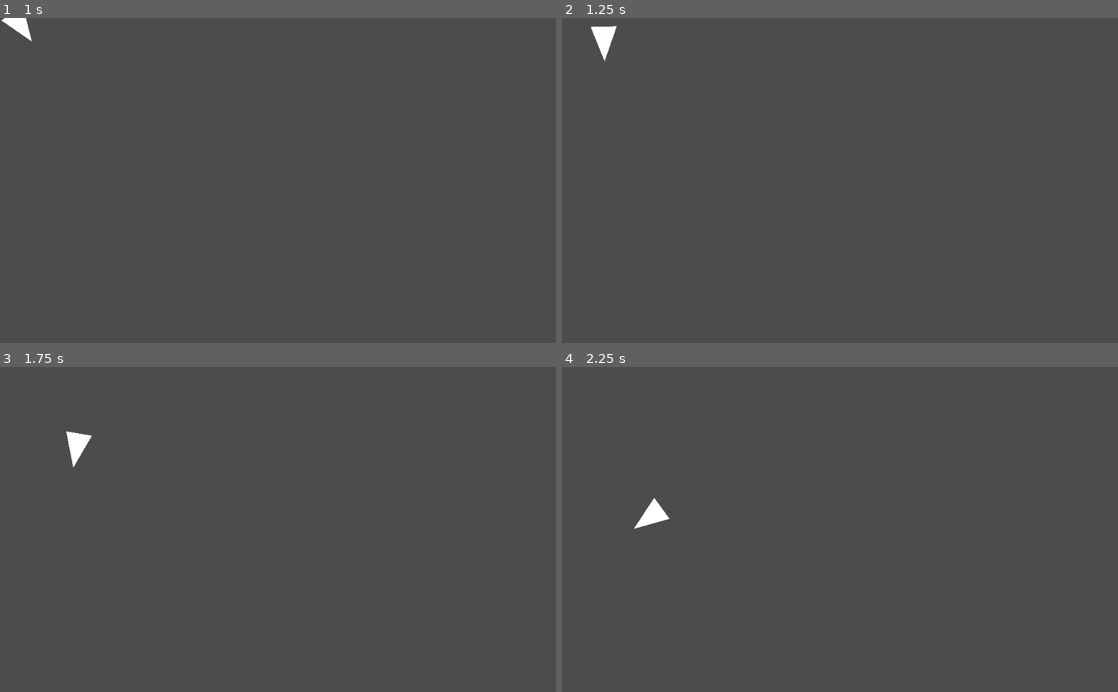
Above: before the commit, frames 1-4 (two rows, left to right).
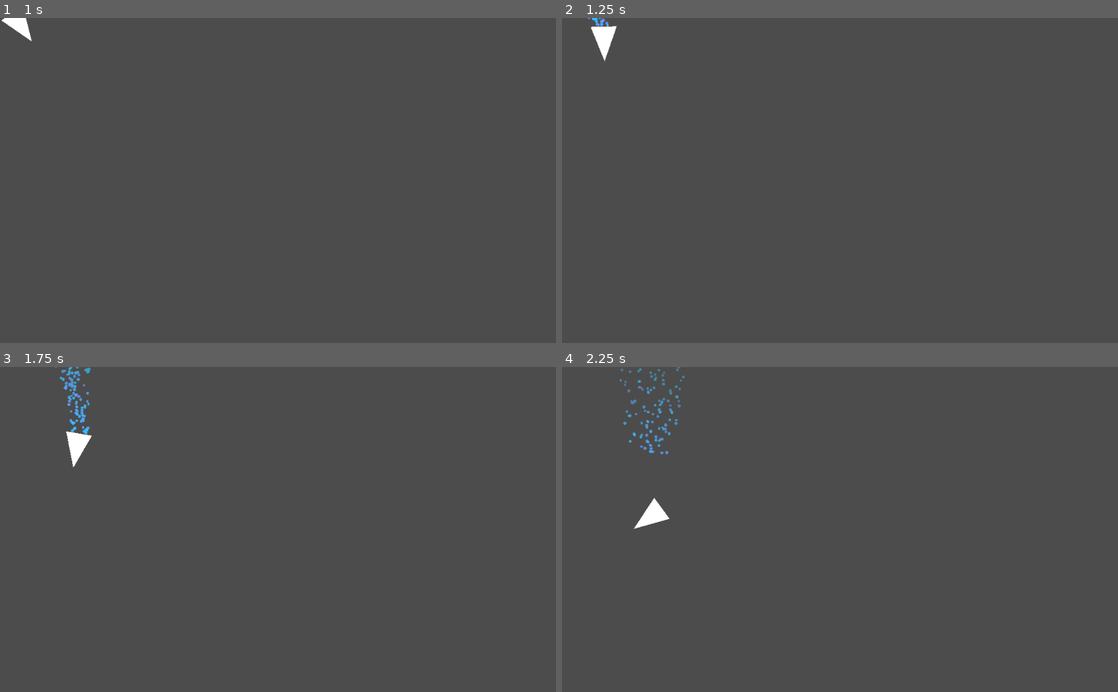
Above: after the commit, the same moments.

Repository: Insta-x/boost-racer
Game: Godot game, scene res://Src/Racer/PlayerRacer.tscn
The game is run twice, just before and just after one commit, with the same random seed, the same clock (stepped at 60 frames per second) and the same inputs. The project has no main scene, so this scene is started directly.
Inputs:
- Up to frame 1 (1 s): tap Enter at 0.5 s; hold D (turn_right) from 0.53 s (still down); hold Space (boost) from 0.53 s (still down)
- Up to frame 2 (1.25 s): keep holding D (turn_right); keep holding Space (boost)
- Up to frame 3 (1.75 s): release D (turn_right) at 1.28 s; release Space (boost) at 1.28 s; hold S (brake) from 1.28 s (still down); tap Space (boost) at 1.35 s
- Up to frame 4 (2.25 s): release S (brake) at 2.03 s; hold D (turn_right) from 2.03 s (still down); hold Space (boost) from 2.03 s (still down)

Frame 1 is identical in both runs. In frame 2, less than 0.1% of the frame differs, in the area x 4-9%, y 0-3%; in frame 3, 0.3%; in frame 4, 0.4%, in the area x 10-23%, y 0-27%.

Commit message:
boosting particles

Diff:
--- a/Src/Racer/Racer.gd
+++ b/Src/Racer/Racer.gd
@@ -4,11 +4,12 @@
 
 
 onready var thrusting_particles := $ThrustingParticles
+onready var boosting_particles := $BoostingParticles
 
 var thrusting := false setget set_thrusting
 var turning := 0
 var braking := false
-var boosting := false
+var boosting := false setget set_boosting
 
 var thrust_force := 200.0
 var turn_speed := PI * 3 / 2
@@ -40,11 +41,15 @@
 
 
 func boost() -> void:
-	boosting = true
+	self.boosting = true
 	yield(get_tree().create_timer(1.5), "timeout")
-	boosting = false
+	self.boosting = false
 
 
 func set_thrusting(value: bool) -> void:
 	thrusting = value
 	thrusting_particles.emitting = thrusting
+
+func set_boosting(value: bool) -> void:
+	boosting = value
+	boosting_particles.emitting = boosting
--- a/Src/Racer/Racer.tscn
+++ b/Src/Racer/Racer.tscn
@@ -27,6 +27,31 @@
 hue_variation = 0.07
 hue_variation_random = 0.3
 
+[sub_resource type="Gradient" id=5]
+offsets = PoolRealArray( 0, 0.559006, 1 )
+colors = PoolColorArray( 0, 0.952941, 1, 1, 0, 1, 0.953125, 0.440994, 0, 0, 0, 0 )
+
+[sub_resource type="GradientTexture" id=6]
+gradient = SubResource( 5 )
+
+[sub_resource type="ParticlesMaterial" id=4]
+emission_shape = 2
+emission_box_extents = Vector3( 1, 14, 1 )
+flag_disable_z = true
+direction = Vector3( -1, 0, 0 )
+spread = 35.0
+gravity = Vector3( 0, 0, 0 )
+initial_velocity = 240.0
+initial_velocity_random = 0.2
+orbit_velocity = 0.0
+orbit_velocity_random = 0.0
+damping = 50.0
+scale = 0.5
+scale_random = 0.5
+color_ramp = SubResource( 6 )
+hue_variation = 0.07
+hue_variation_random = 0.3
+
 [node name="Racer" type="RigidBody2D"]
 gravity_scale = 0.0
 can_sleep = false
@@ -40,7 +65,16 @@
 
 [node name="ThrustingParticles" type="Particles2D" parent="."]
 position = Vector2( -26, 0 )
+emitting = false
 amount = 60
 local_coords = false
 process_material = SubResource( 3 )
 texture = ExtResource( 2 )
+
+[node name="BoostingParticles" type="Particles2D" parent="."]
+position = Vector2( -26, 0 )
+emitting = false
+amount = 300
+local_coords = false
+process_material = SubResource( 4 )
+texture = ExtResource( 2 )
Not shown: 1 places in Src/Racer/Racer.tscn that only renumber resources
